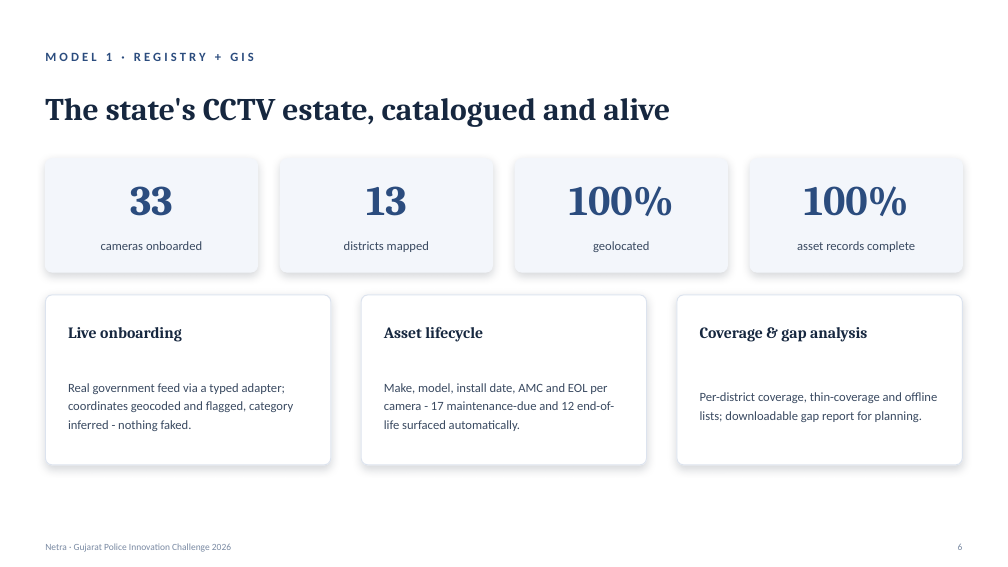
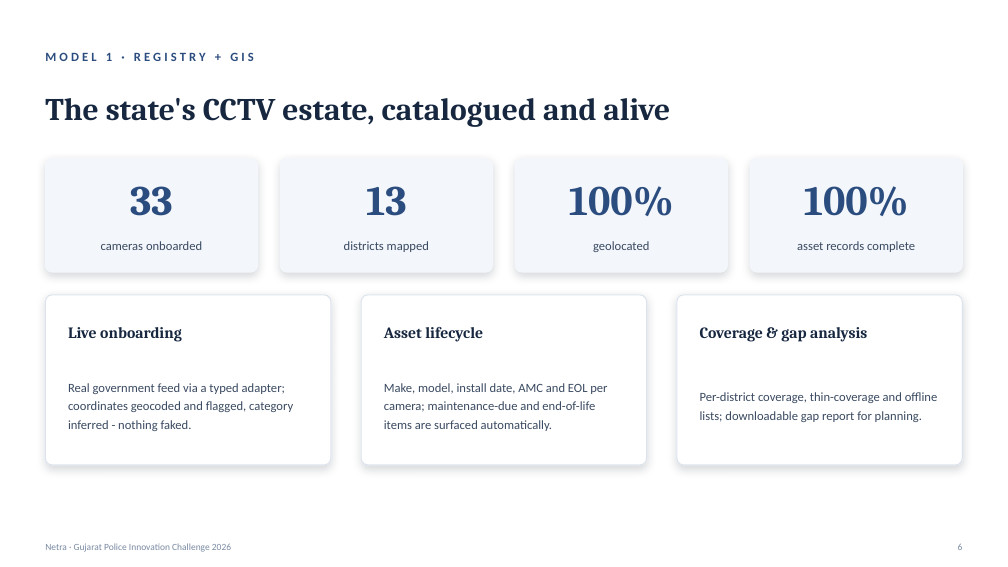
Before and after one commit to kunal047/gsp, a slide deck: slide 6 of deck/netra_deck.pptx. Drawn at 1008x567 pixels with LibreOffice and Linux fonts; fonts in the diff are those of the drawing. Boxes give left, top, right and bottom in pixels: in the first picture for what was removed or moved away, otherwise in the second. Text is boxed around its words. In the diff, an @@ line names an element or a change of style, - is before the commit and + after.

```diff
--- a/deck/netra_deck.pptx
+++ b/deck/netra_deck.pptx
@@ text at (384,383,607,431): text changed @@
-Make, model, install date, AMC and EOL per camera - 17 maintenance-due and 12 end-of-life surfaced automatically.
+Make, model, install date, AMC and EOL per camera; maintenance-due and end-of-life items are surfaced automatically.
```
Also in this commit, not shown: 3 other slides changed, 3 other files.
